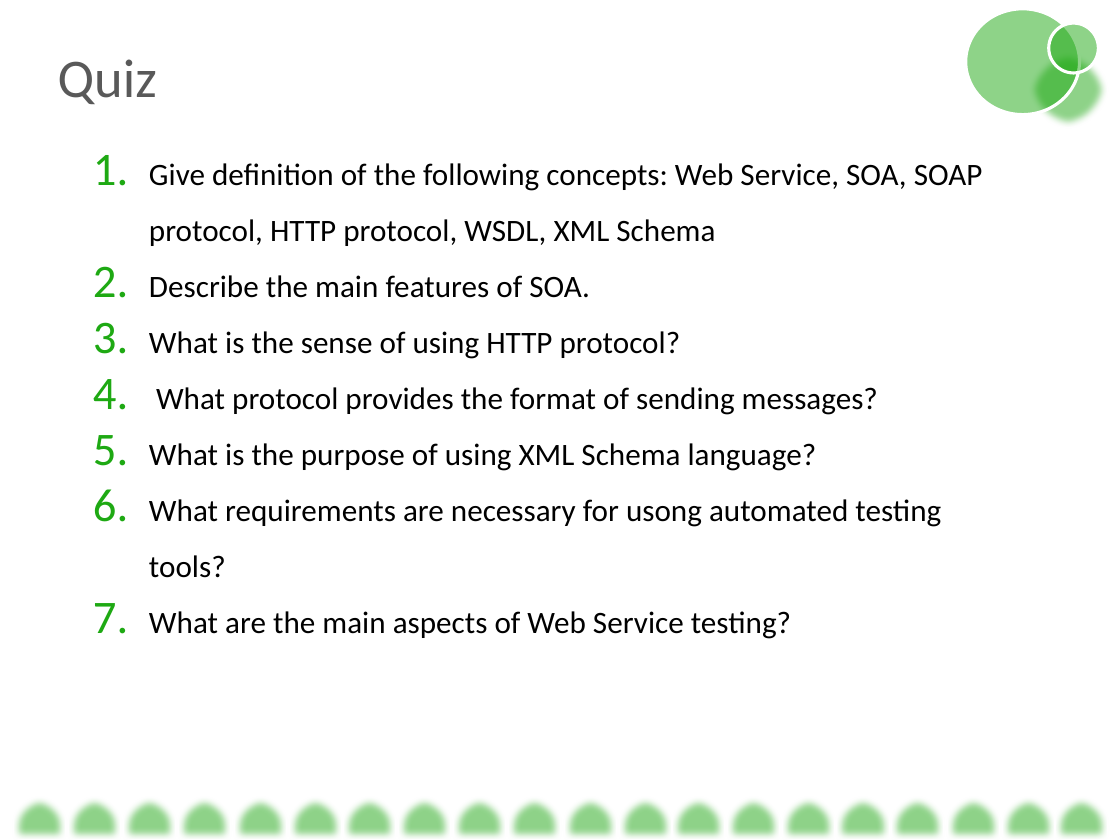
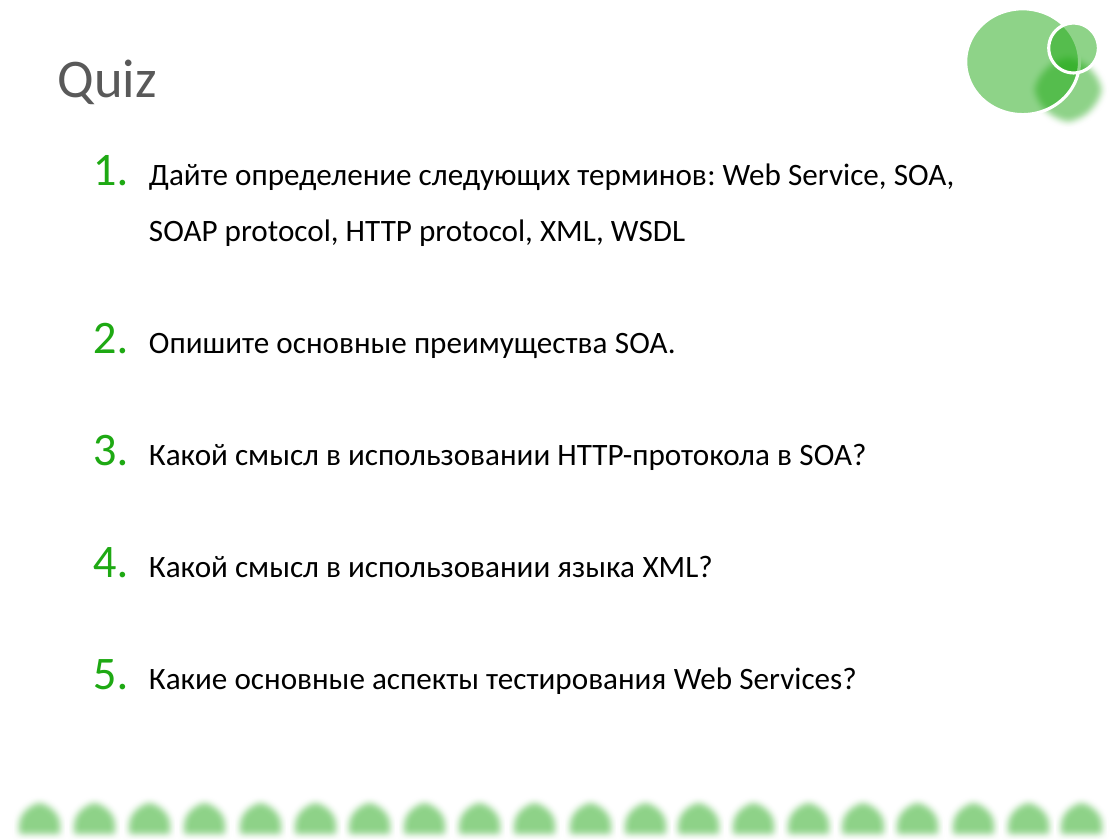
Before and after one commit to BigRacer/swtesting, a slide deck: slide 15 of 8.Web Services/Testing Web Services.pptx (slide 18 before the commit). Drawn at 1120x840 pixels with LibreOffice and Linux fonts; fonts in the diff are those of the drawing. Boxes give left, top, right and bottom in pixels: in the first picture for what was removed or moved away, otherwise in the second. Text is boxed around its words. In the diff, an @@ line names an element or a change of style, - is before the commit and + after.

```diff
--- a/8.Web Services/Testing Web Services.pptx
+++ b/8.Web Services/Testing Web Services.pptx
@@ text at [149,163,955,694]: text changed @@
-  1. Give definition of the following concepts: Web Service, SOA, SOAP protocol, HTTP protocol, WSDL, XML Schema
-  2. Describe the main features of SOA.
-  3. What is the sense of using HTTP protocol?
-  4. What protocol provides the format of sending messages?
-  5. What is the purpose of using XML Schema language?
-  6. What requirements are necessary for usong automated testing tools?
-  7. What are the main aspects of Web Service testing?
+  1. Дайте определение следующих терминов: Web Service, SOA, SOAP protocol, HTTP protocol, XML, WSDL
+  2. Опишите основные преимущества SOA.
+  3. Какой смысл в использовании HTTP-протокола в SOA?
+  4. Какой смысл в использовании языка XML?
+  5. Какие основные аспекты тестирования Web Services?
```
Also in this commit, not shown: 10 other slides changed, 7 slides added, 4 slides removed, 3 other files.
